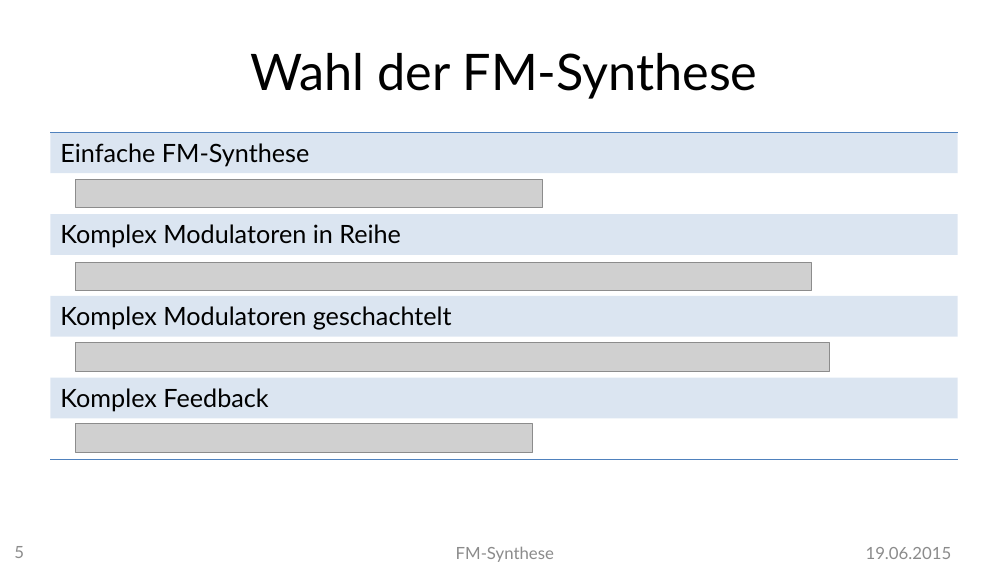
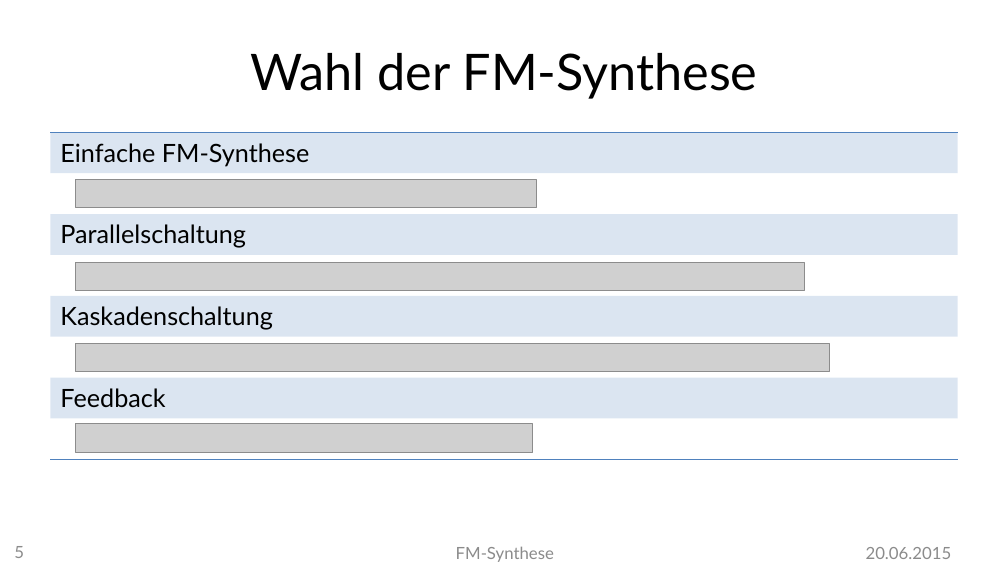
Before and after one commit to MBulli/VSeminar, a slide deck: slide 5 of Praesentation/FMSynthese-Gary.pptx. Drawn at 1008x567 pixels with LibreOffice and Linux fonts; fonts in the diff are those of the drawing; grey boxes stand for pictures; background and template pictures are left out. Boxes give left, top, right and bottom in pixels: in the first picture for what was removed or moved away, otherwise in the second. Text is boxed around its words. In the diff, an @@ line names an element or a change of style, - is before the commit and + after.

```diff
--- a/Praesentation/FMSynthese-Gary.pptx
+++ b/Praesentation/FMSynthese-Gary.pptx
@@ table at (x1=50, y1=132, x2=958, y2=459) @@
-row 3, column 1: Komplex Modulatoren in Reihe
+row 3, column 1: Parallelschaltung
-row 5, column 1: Komplex Modulatoren geschachtelt
+row 5, column 1: Kaskadenschaltung
-row 7, column 1: Komplex Feedback
+row 7, column 1: Feedback
@@ picture resized from (x1=76, y1=179, x2=543, y2=208) to (x1=76, y1=179, x2=536, y2=208) @@
@@ picture resized from (x1=76, y1=262, x2=811, y2=290) to (x1=76, y1=262, x2=804, y2=290) @@
@@ text at (x1=866, y1=547, x2=952, y2=559): text changed @@
-19.06.2015
+20.06.2015
```
Also in this commit, not shown: 20 other slides changed, 1 slide added, 17 other files.
